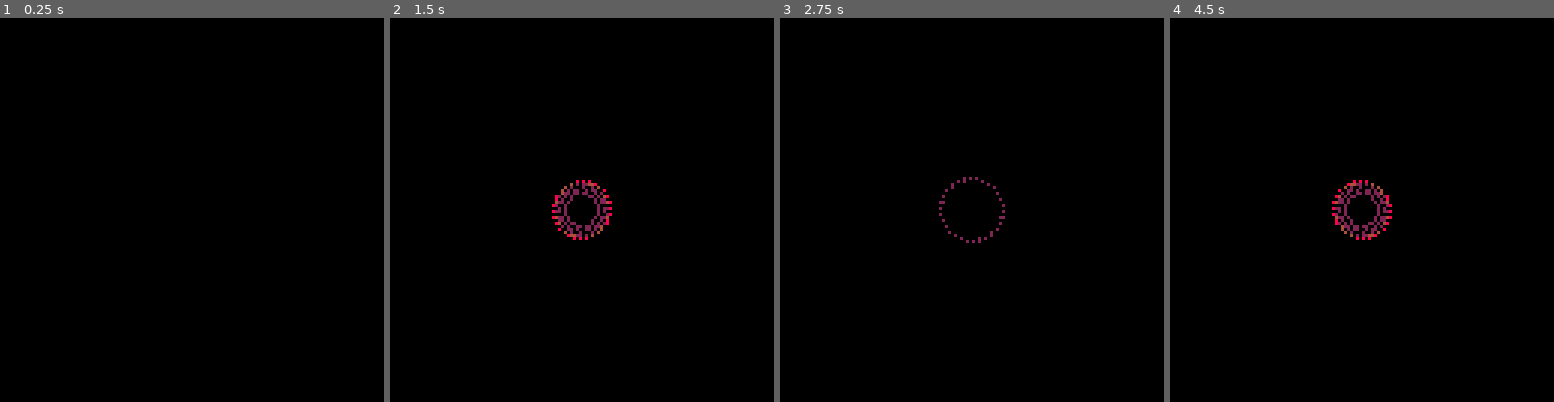
Above: before the commit, frames 1-4 (left to right).
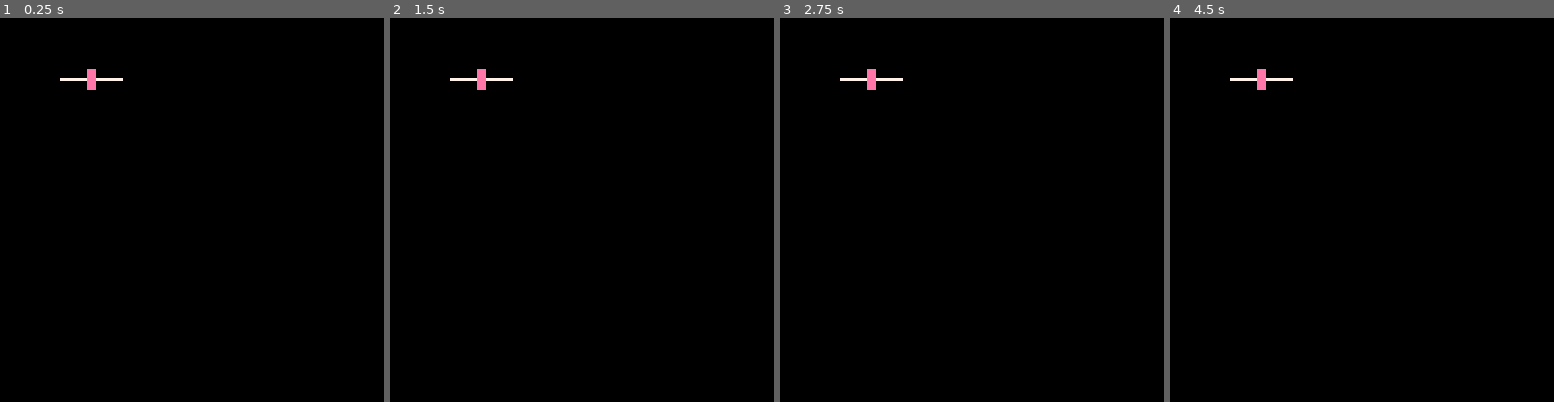
Above: after the commit, the same moments.

Repository: wesen/carts
Game: PICO-8 cartridge blog/particle-systems/ps2/ps2.p8
The game is run twice, just before and just after one commit, with the same random seed, the same clock (stepped at 60 frames per second) and the same inputs.
Inputs:
- Up to frame 1 (0.25 s): no input
- Up to frame 2 (1.5 s): no input
- Up to frame 3 (2.75 s): no input
- Up to frame 4 (4.5 s): no input

The runs differ from the first frame. In frame 1, 0.2% of the frame differs, in the area x 15-33%, y 13-19%; in frame 2, 1.0%, in the area x 15-58%, y 13-58%; in frame 3, 0.5%; in frame 4, 1.0%.

Commit message:
Add beginning of slider class

Diff:
--- /dev/null
+++ b/blog/particle-systems/ps2/particles.lua
@@ -0,0 +1,105 @@
+cls_particle=class(function(self)
+ self.x=64
+ self.y=64
+ self.lifetime=1
+ self.t=0
+ self.radius=15
+end)
+
+function cls_particle:update()
+ self.t+=dt
+ if self.t>self.lifetime then
+   del(parts_1,self)
+   del(parts_2,self)
+   del(parts_3,self)
+  end
+end
+
+band_pal={7,7,7,15,15,10,10,9,9,8,8,8,2,2,2}
+cls_p_band=subclass(cls_particle,function(self)
+ cls_particle._ctr(self)
+end)
+function cls_p_band:draw()
+ local v=inoutcubic(1,self.radius,self.t,self.lifetime)
+ local col=flr(self.t/self.lifetime*#band_pal)
+ circ(self.x,self.y,v,band_pal[col])
+end
+
+disc_pal={2,2,5,5,8,8,9,9,10,10,10}
+cls_p_disc=subclass(cls_particle,function(self)
+  cls_particle._ctr(self)
+  self.lifetime=2
+  self.radius=20
+end)
+function cls_p_disc:draw()
+ -- local v=inoutcubic(1,self.radius,self.t,self.lifetime)
+ local v=incirc(1,self.radius,self.t,self.lifetime)
+ local col=disc_pal[flr((self.t/self.lifetime)*#disc_pal)]
+ circfill(self.x,self.y,v,col)
+end
+
+pal={7,10,10,9,9,9,8,8,8,8,4,4,4,2,2,2,2}
+cls_p_fly=class(function(self,angle)
+ self.x=64
+ self.y=64
+ self.radius=3
+ self.spd_x,self.spd_y=angle2vec(angle)
+ self.spd_x*=0.5
+ self.spd_y*=0.5
+ self.x+=self.spd_x*self.radius
+ self.y+=self.spd_y*self.radius
+ self.lifetime=1
+ self.trail_interval=.1
+ self.t_trail=0
+ self.t=0
+end)
+
+function cls_p_fly:update()
+ cls_particle.update(self)
+ self.t_trail+=dt
+ if self.t_trail>self.trail_interval then
+  self.t_trail=0
+  local p=copy_table(self)
+  p.spd_x*=0.3
+  p.spd_y*=0.3
+  p.trail_interval*=2
+  p.lifetime/=2
+  p.t/=2
+  add(parts_3,p)
+ end
+ self.x+=self.spd_x
+ self.y+=self.spd_y
+ self.spd_x*=0.95
+ self.spd_y*=0.95
+end
+
+function cls_p_fly:draw()
+ local v=flr(self.t/self.lifetime*#pal)
+ circ(self.x,self.y,.5,pal[v+1])
+end
+
+function particles_init()
+ add_cr(function()
+  local a=0
+  while true do
+   cr_wait_for(.4)
+  end
+ end)
+
+ add_cr(function()
+  local a=0
+  while true do
+   cr_wait_for(1)
+   a+=0.4
+   for i=a,30+a do
+    add(parts_3,cls_p_fly.init(i/30))
+   end
+  end
+ end)
+ add_cr(function()
+  while true do
+   -- add(parts_2,cls_p_band.init())
+   cr_wait_for(.5)
+  end
+ end)
+end
--- a/blog/particle-systems/ps2/ps2.lua
+++ b/blog/particle-systems/ps2/ps2.lua
@@ -2,115 +2,17 @@
 --#include coroutines
 --#include easing
 --#include helpers
+--#include particles
+--#include slider
 
 parts_1={}
 parts_2={}
 parts_3={}
-
-cls_particle=class(function(self)
- self.x=64
- self.y=64
- self.lifetime=1
- self.t=0
- self.radius=15
-end)
-
-function cls_particle:update()
- self.t+=dt
- if self.t>self.lifetime then
-   del(parts_1,self)
-   del(parts_2,self)
-   del(parts_3,self)
-  end
-end
-
-band_pal={7,7,7,15,15,10,10,9,9,8,8,8,2,2,2}
-cls_p_band=subclass(cls_particle,function(self)
- cls_particle._ctr(self)
-end)
-function cls_p_band:draw()
- local v=inoutcubic(1,self.radius,self.t,self.lifetime)
- local col=flr(self.t/self.lifetime*#band_pal)
- circ(self.x,self.y,v,band_pal[col])
-end
-
-disc_pal={2,2,5,5,8,8,9,9,10,10,10}
-cls_p_disc=subclass(cls_particle,function(self)
-  cls_particle._ctr(self)
-  self.lifetime=2
-  self.radius=20
-end)
-function cls_p_disc:draw()
- -- local v=inoutcubic(1,self.radius,self.t,self.lifetime)
- local v=incirc(1,self.radius,self.t,self.lifetime)
- local col=disc_pal[flr((self.t/self.lifetime)*#disc_pal)]
- circfill(self.x,self.y,v,col)
-end
-
-pal={7,10,10,9,9,9,8,8,8,8,4,4,4,2,2,2,2}
-cls_p_fly=class(function(self,angle)
- self.x=64
- self.y=64
- self.radius=3
- self.spd_x,self.spd_y=angle2vec(angle)
- self.spd_x*=0.5
- self.spd_y*=0.5
- self.x+=self.spd_x*self.radius
- self.y+=self.spd_y*self.radius
- self.lifetime=1
- self.trail_interval=.1
- self.t_trail=0
- self.t=0
-end)
-
-function cls_p_fly:update()
- cls_particle.update(self)
- self.t_trail+=dt
- if self.t_trail>self.trail_interval then
-  self.t_trail=0
-  local p=copy_table(self)
-  p.spd_x*=0.3
-  p.spd_y*=0.3
-  p.trail_interval*=2
-  p.lifetime/=2
-  p.t/=2
-  add(parts_3,p)
- end
- self.x+=self.spd_x
- self.y+=self.spd_y
- self.spd_x*=0.95
- self.spd_y*=0.95
-end
-
-function cls_p_fly:draw()
- local v=flr(self.t/self.lifetime*#pal)
- circ(self.x,self.y,.5,pal[v+1])
-end
+sliders={}
 
 function _init()
- add_cr(function()
-  local a=0
-  while true do
-   cr_wait_for(.4)
-  end
- end)
-
- add_cr(function()
-  local a=0
-  while true do
-   cr_wait_for(1)
-   a+=0.4
-   for i=a,30+a do
-    add(parts_3,cls_p_fly.init(i/30))
-   end
-  end
- end)
- add_cr(function()
-  while true do
-   -- add(parts_2,cls_p_band.init())
-   cr_wait_for(.5)
-  end
- end)
+ -- particles_init()
+ add(sliders,cls_slider.init("foobar",20,20,0.5,0,1))
 end
 
 lasttime=time()
@@ -125,6 +27,7 @@
  foreach(parts_1,function(p) p:update() end)
  foreach(parts_2,function(p) p:update() end)
  foreach(parts_3,function(p) p:update() end)
+ foreach(sliders,function(s) s:update() end)
 end
 
 function _draw()
@@ -135,4 +38,5 @@
  foreach(parts_1,function(p) p:draw() end)
  foreach(parts_2,function(p) p:draw() end)
  foreach(parts_3,function(p) p:draw() end)
+ foreach(sliders,function(s) s:draw() end)
 end
--- a/blog/particle-systems/ps2/ps2.p8
+++ b/blog/particle-systems/ps2/ps2.p8
@@ -83,11 +83,6 @@
  setmetatable(res,getmetatable(a))
  return res
 end
-
-
-parts_1={}
-parts_2={}
-parts_3={}
 
 cls_particle=class(function(self)
  self.x=64
@@ -169,7 +164,7 @@
  circ(self.x,self.y,.5,pal[v+1])
 end
 
-function _init()
+function particles_init()
  add_cr(function()
   local a=0
   while true do
@@ -195,6 +190,34 @@
  end)
 end
 
+cls_slider=class(function(self,name,x,y,val,min_v,max_v)
+ self.x=x
+ self.y=y
+ self.val=val
+ self.min_v=min_v
+ self.max_v=max_v
+end)
+
+function cls_slider:draw()
+ line(self.x,self.y,self.x+20,self.y,7)
+ local sx=self.x+(self.val-self.min_v)/(self.max_v-self.min_v)*20
+ rectfill(sx-1,self.y-3,sx+1,self.y+3,14)
+end
+
+function cls_slider:update()
+end
+
+
+parts_1={}
+parts_2={}
+parts_3={}
+sliders={}
+
+function _init()
+ -- particles_init()
+ add(sliders,cls_slider.init("foobar",20,20,0.5,0,1))
+end
+
 lasttime=time()
 frame=0
 
@@ -207,6 +230,7 @@
  foreach(parts_1,function(p) p:update() end)
  foreach(parts_2,function(p) p:update() end)
  foreach(parts_3,function(p) p:update() end)
+ foreach(sliders,function(s) s:update() end)
 end
 
 function _draw()
@@ -217,6 +241,7 @@
  foreach(parts_1,function(p) p:draw() end)
  foreach(parts_2,function(p) p:draw() end)
  foreach(parts_3,function(p) p:draw() end)
+ foreach(sliders,function(s) s:draw() end)
 end
 
 __gfx__
@@ -228,4 +253,4 @@
 0000000000000000000000010000000000000000000000000000000000000000000000000000000000000000000000000000000000000000000000000000000000000000000000000000000000000000000000000000000000000000000000000000000000000000000000000000000000000000000000000000000000000000
 0000000000000000000000000000000000000000000000000000000000000000000000000000000000000000000000000000000000000000000000000000000000000000000000000000000000000000000000000000000000000000000000000000000000000000000000000000000000000000000000000000000000000000
 0000000000010100000000000000000000000000000000000000000000000000000000000000000000000000000000000000000000000000000000000000000000000000000000000000000000000000000000000000000000000000000000000000000000000000000000000000000000000000000000000000000000000000
-0000000001010000000000000000000000000000000000000000000000000000000000000000000000000000000000000000000000000000000000000000000000000000000000000000000000000000000000000000000000000000000000000000000000000000000000000000000000000000000000000000000000000000
+0000000001010000000000000000000100000000000000000000000000000000000000000000000000000000000000000000000000000000000000000000000000000000000000000000000000000000000000000000000000000000000000000000000000000000000000000000000000000000000000000000000000000000
--- /dev/null
+++ b/blog/particle-systems/ps2/slider.lua
@@ -0,0 +1,16 @@
+cls_slider=class(function(self,name,x,y,val,min_v,max_v)
+ self.x=x
+ self.y=y
+ self.val=val
+ self.min_v=min_v
+ self.max_v=max_v
+end)
+
+function cls_slider:draw()
+ line(self.x,self.y,self.x+20,self.y,7)
+ local sx=self.x+(self.val-self.min_v)/(self.max_v-self.min_v)*20
+ rectfill(sx-1,self.y-3,sx+1,self.y+3,14)
+end
+
+function cls_slider:update()
+end
